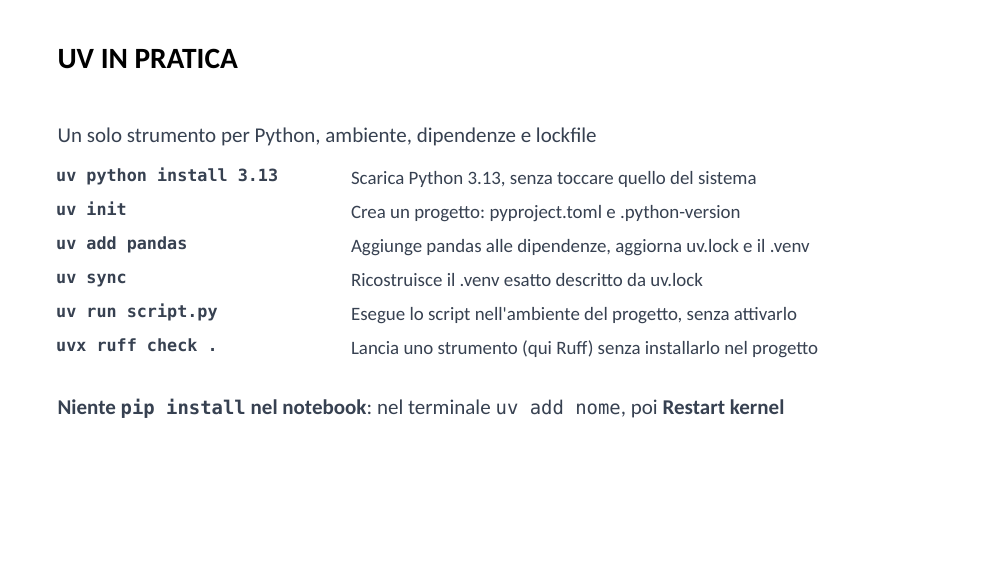
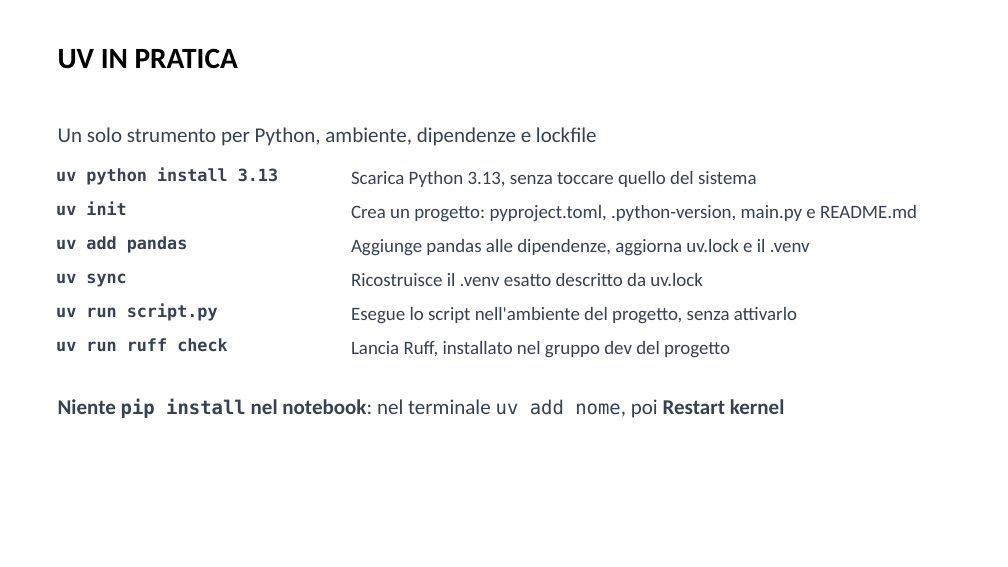
Before and after one commit to AndreaCorvaglia0/python-base-utilities, a slide deck: slide 9 of Slides/Presentazione_python_base.pptx. Drawn at 1008x567 pixels with LibreOffice and Linux fonts; fonts in the diff are those of the drawing; background and template pictures are left out. Boxes give left, top, right and bottom in pixels: in the first picture for what was removed or moved away, otherwise in the second. Text is boxed around its words. In the diff, an @@ line names an element or a change of style, - is before the commit and + after.

```diff
--- a/Slides/Presentazione_python_base.pptx
+++ b/Slides/Presentazione_python_base.pptx
@@ table at (50, 163, 988, 367) @@
-row 2, column 2: Crea un progetto: pyproject.toml e .python-version
+row 2, column 2: Crea un progetto: pyproject.toml, .python-version, main.py e README.md
-row 6, column 1: uvx ruff check .
+row 6, column 1: uv run ruff check
-row 6, column 2: Lancia uno strumento (qui Ruff) senza installarlo nel progetto
+row 6, column 2: Lancia Ruff, installato nel gruppo dev del progetto
```
Also in this commit, not shown: 2 other slides changed, 27 other files.
